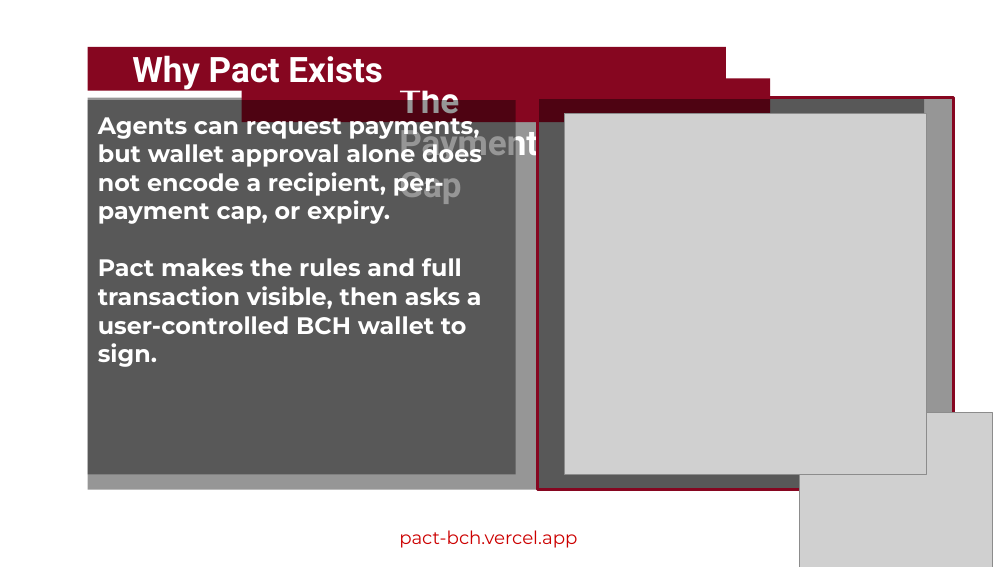
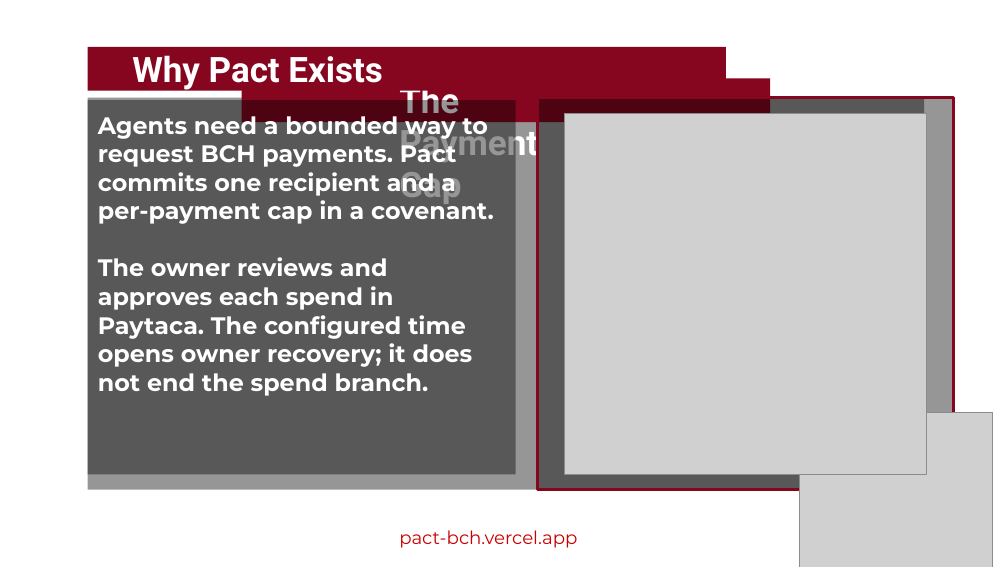
Before and after one commit to dr4ken-soul/Pact, a slide deck: slide 3 of Pact_Pitch_Deck.pptx. Drawn at 1008x567 pixels with LibreOffice and Linux fonts; fonts in the diff are those of the drawing; grey boxes stand for pictures; background and template pictures are left out. Boxes give left, top, right and bottom in pixels: in the first picture for what was removed or moved away, otherwise in the second. Text is boxed around its words. In the diff, an @@ line names an element or a change of style, - is before the commit and + after.

Commit message:
Update covenant demo deck and lifecycle validation

```diff
--- a/Pact_Pitch_Deck.pptx
+++ b/Pact_Pitch_Deck.pptx
@@ text in rectangle at (x1=98, y1=111, x2=494, y2=396): text changed @@
-Agents can request payments, but wallet approval alone does not encode a recipient, per-payment cap, or expiry.
-Pact makes the rules and full transaction visible, then asks a user-controlled BCH wallet to sign.
+Agents need a bounded way to request BCH payments. Pact commits one recipient and a per-payment cap in a covenant.
+The owner reviews and approves each spend in Paytaca. The configured time opens owner recovery; it does not end the spend branch.
```
Also in this commit, not shown: 3 other slides changed, 2 other files.
